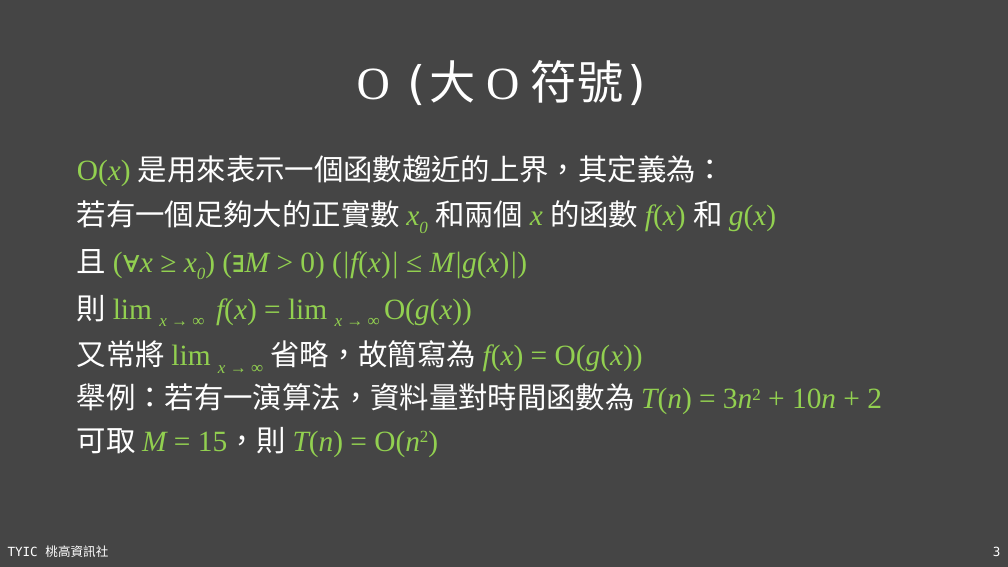
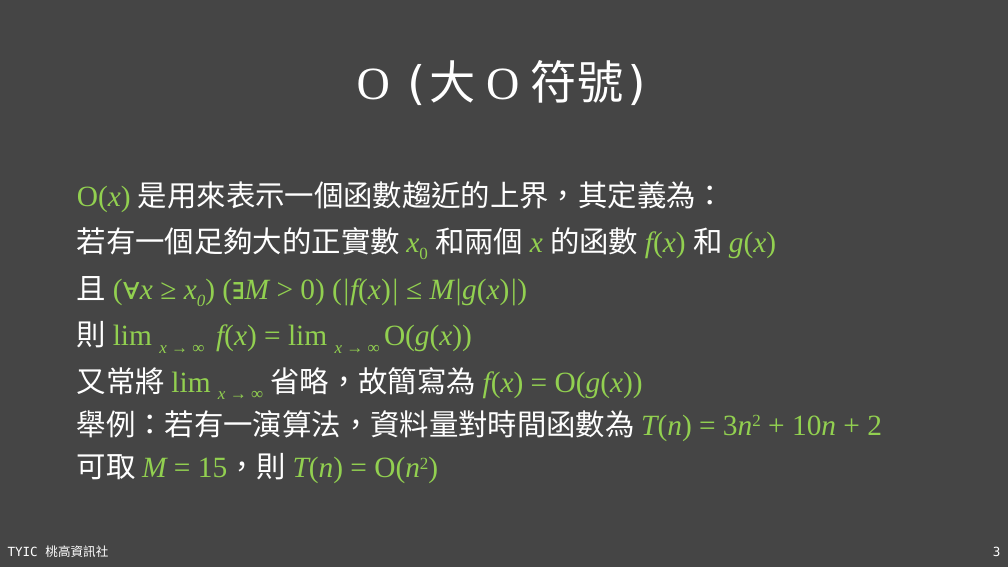
Before and after one commit to TYSHIC/slides, a slide deck: slide 3 of ppt/90_基礎資料結構與演算法.pptx. Drawn at 1008x567 pixels with LibreOffice and Linux fonts; fonts in the diff are those of the drawing. Boxes give left, top, right and bottom in pixels: in the first picture for what was removed or moved away, otherwise in the second. Text is boxed around its words. In the diff, an @@ line names an element or a change of style, - is before the commit and + after.

```diff
--- a/ppt/90_基礎資料結構與演算法.pptx
+++ b/ppt/90_基礎資料結構與演算法.pptx
@@ text "O(x) 是用來表示一個函數趨近的上界，其定義為：": place and size @@
-text "O(x) 是用來表示一個函數趨近的上界，其定義為：" at (77,155,882,457)
+text "O(x) 是用來表示一個函數趨近的上界，其定義為：" at (77,181,882,483)
@@ text at (77,227,776,258): italic off in "x0" @@
```
Also in this commit, not shown: 10 other slides changed, 1 slide added, 3 other files.
